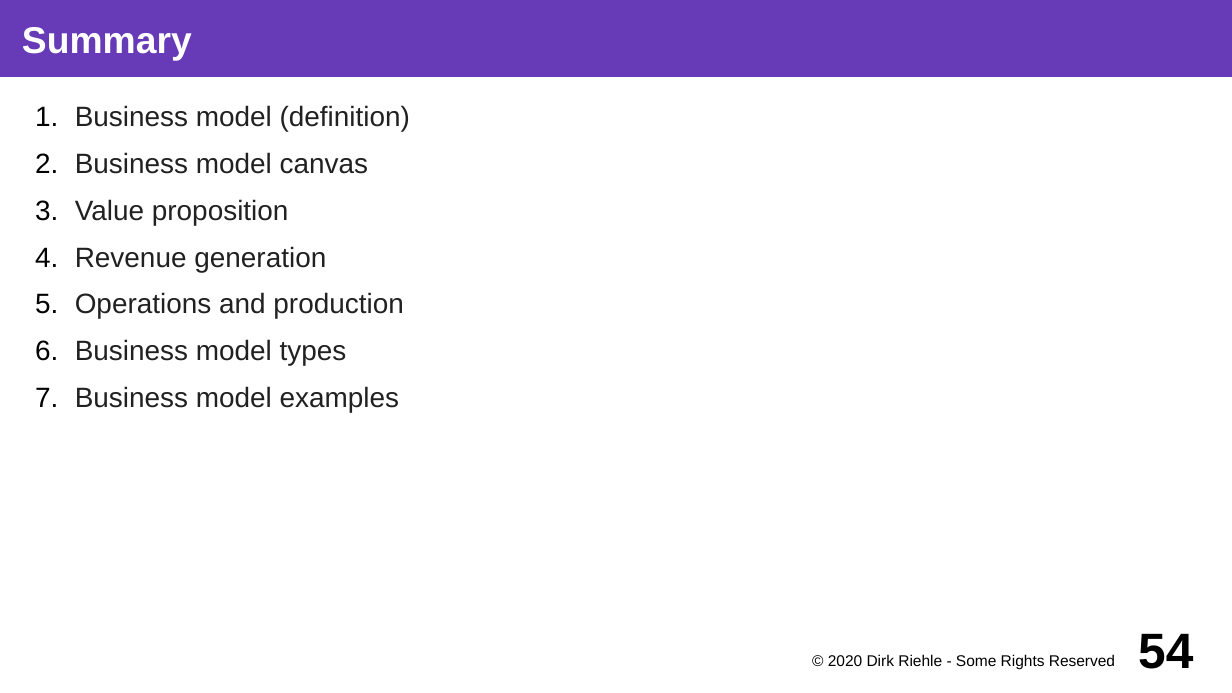
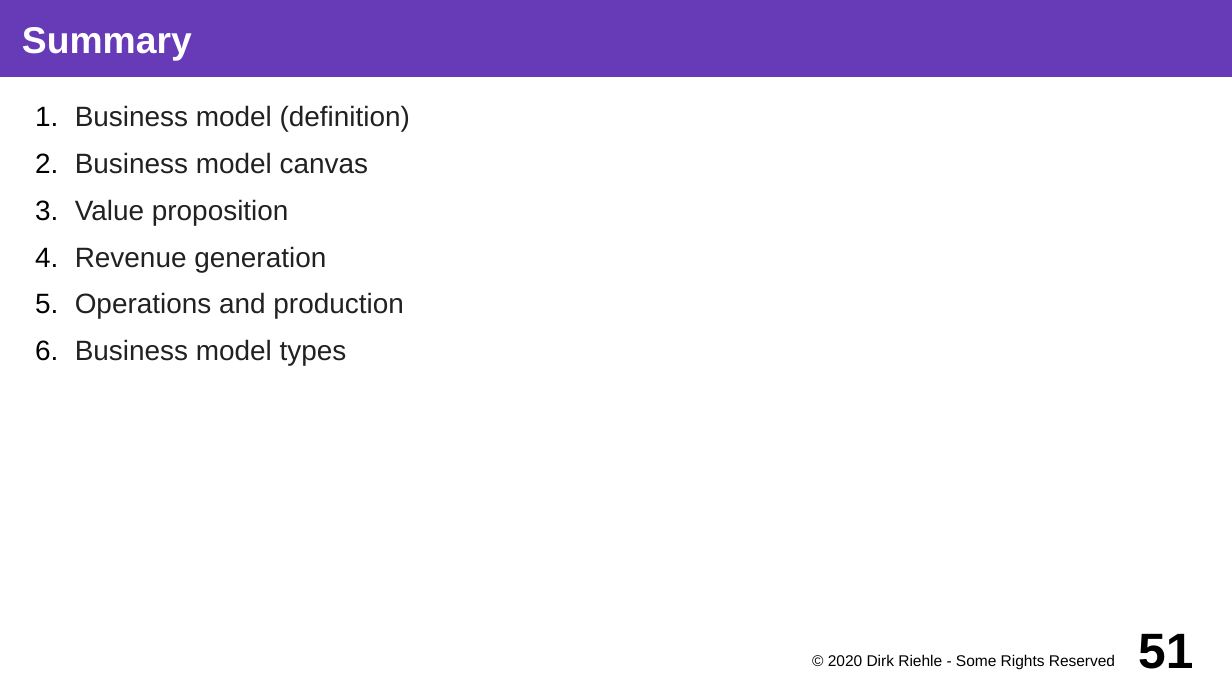
Before and after one commit to dirkriehle/coss-course, a slide deck: slide 51 of Lecture slides/COSS B04 - Business Models.odp (slide 54 before the commit). Drawn at 1232x693 pixels with LibreOffice and Linux fonts; fonts in the diff are those of the drawing. Boxes give left, top, right and bottom in pixels: in the first picture for what was removed or moved away, otherwise in the second. Text is boxed around its words. In the diff, an @@ line names an element or a change of style, - is before the commit and + after.

```diff
--- a/Lecture slides/COSS B04 - Business Models.odp
+++ b/Lecture slides/COSS B04 - Business Models.odp
@@ text at (75, 386, 400, 412): paragraph removed @@
-7. Business model examples
@@ page number at (1138, 633, 1193, 669): text changed @@
-54
+51
```
Also in this commit, not shown: 3 other slides changed, 3 slides removed, 15 other files.
